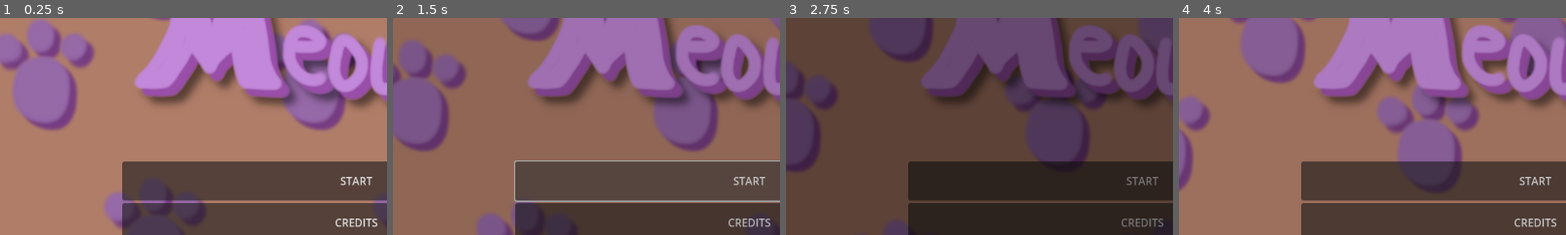
Above: before the commit, frames 1-4 (left to right).
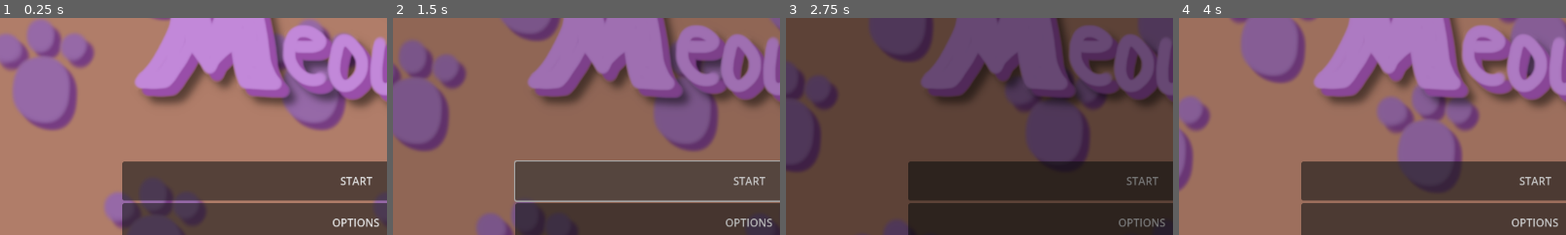
Above: after the commit, the same moments.

Repository: purpletissuebox/get-clean-meow
Game: Godot game, scene res://drivers/root/root.tscn
Same seed, same stepped clock (60 frames per second), same inputs: the game is played once before the commit and once after it.
Inputs:
- Up to frame 1 (0.25 s): no input
- Up to frame 2 (1.5 s): click "CREDITS" (after the commit: "OPTIONS") at 0.5 s; click "START" at 1.25 s
- Up to frame 3 (2.75 s): click "START" at 2 s
- Up to frame 4 (4 s): click "START" at 2.75 s
The pictures show only the part of the screen within x 4-54%, y 31-81%; the shares and areas given below are measured in that part.

The runs differ from the first frame. In frame 1, 0.3% of the frame differs, in the area x 85-98%, y 92-97%; in frame 2, 0.3%; in frame 3, 0.3%; in frame 4, 0.3%.

Commit message:
Testing Git LOL

Diff:
--- a/levels/title/mainmenu.tscn
+++ b/levels/title/mainmenu.tscn
@@ -84,7 +84,7 @@
 [node name="Button2" type="Button" parent="MarginContainer/VBoxContainer/HBoxContainer/VBoxContainer"]
 layout_mode = 2
 size_flags_vertical = 3
-text = "CREDITS"
+text = "OPTIONS"
 
 [node name="Button3" type="Button" parent="MarginContainer/VBoxContainer/HBoxContainer/VBoxContainer"]
 layout_mode = 2
